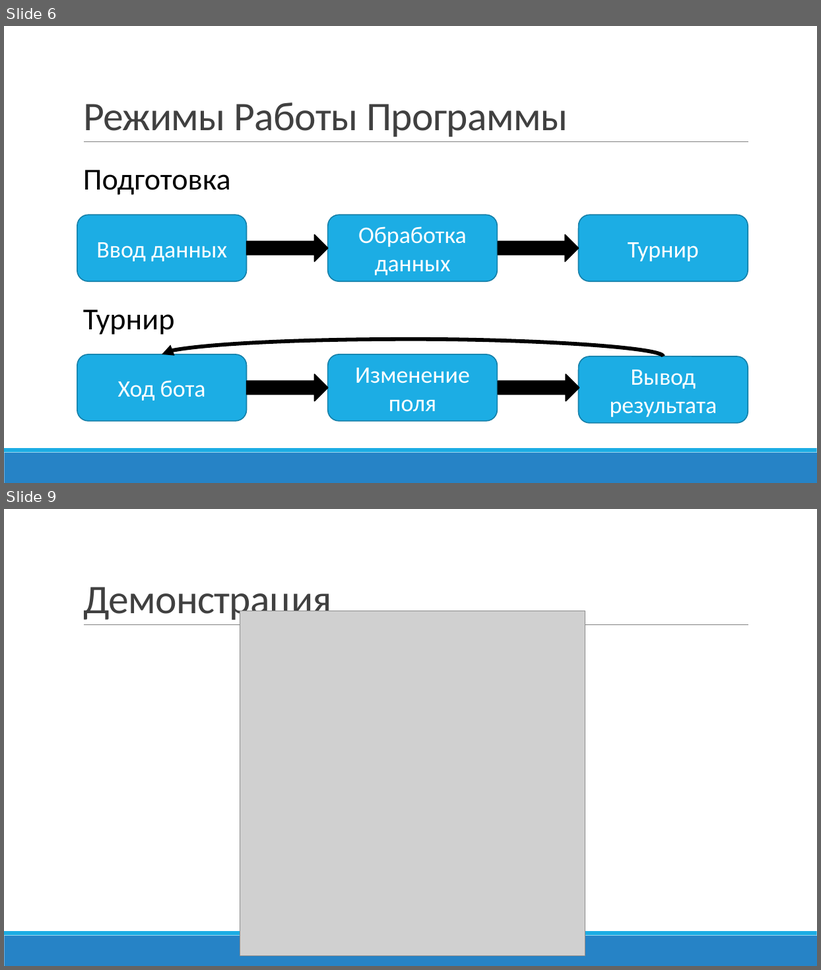
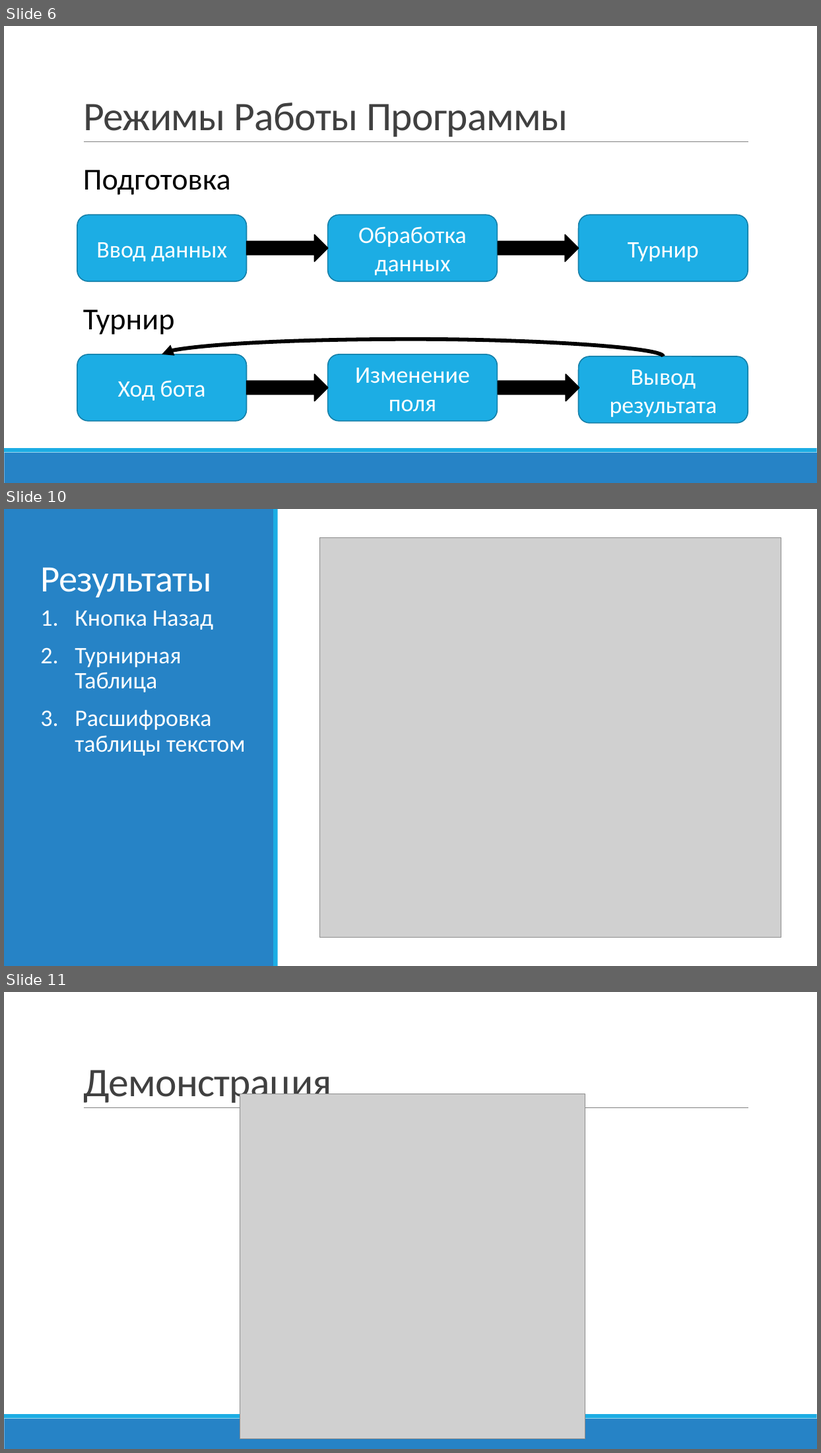
Before and after one commit to RobertArifulin/BotsFight, a slide deck: Docs/Битвы Ботов.pptx. Shown one above the other, each under a label of ours: slides 6 and 9 before the commit, slides 6, 10 and 11 after it; the slides between them are not shown. The pictures are 821x970 and 821x1453 pixels, drawn with LibreOffice and Linux fonts; fonts in the diff are those of the drawing; grey boxes stand for pictures. Boxes give left, top, right and bottom in pixels: in the first picture for what was removed or moved away, otherwise in the second. Text is boxed around its words. In the diff, an @@ line names an element or a change of style, - is before the commit and + after.

```diff
--- a/Docs/Битвы Ботов.pptx
+++ b/Docs/Битвы Ботов.pptx
@@ slide 10 added at (x1=4, y1=509, x2=817, y2=966), background #FFFFFF @@
@@ rectangle added at (x1=4, y1=509, x2=274, y2=966), fill #2683C6 @@
@@ rectangle added at (x1=274, y1=509, x2=278, y2=966), fill #1CADE4 @@
@@ picture added at (x1=319, y1=537, x2=781, y2=938) @@
@@ title added at (x1=40, y1=567, x2=211, y2=597), 44 pt, text #FFFFFF @@
+Результаты
@@ text added at (x1=75, y1=611, x2=246, y2=756), 28 pt, text #FFFFFF @@
+1. Кнопка Назад
+2. Турнирная Таблица
+3. Расшифровка таблицы текстом
@@ what was slide 9 is now slide 11 @@
```
Also in this commit, not shown: 5 slides changed, 1 other slide added, 6 other files.
